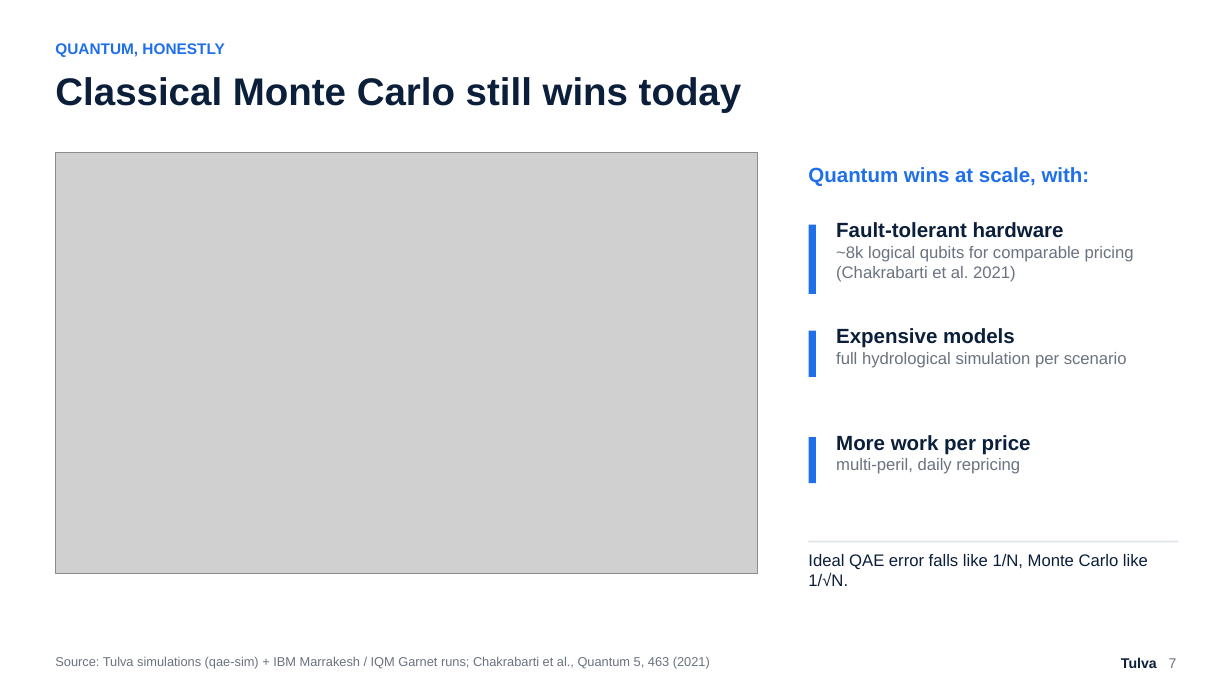
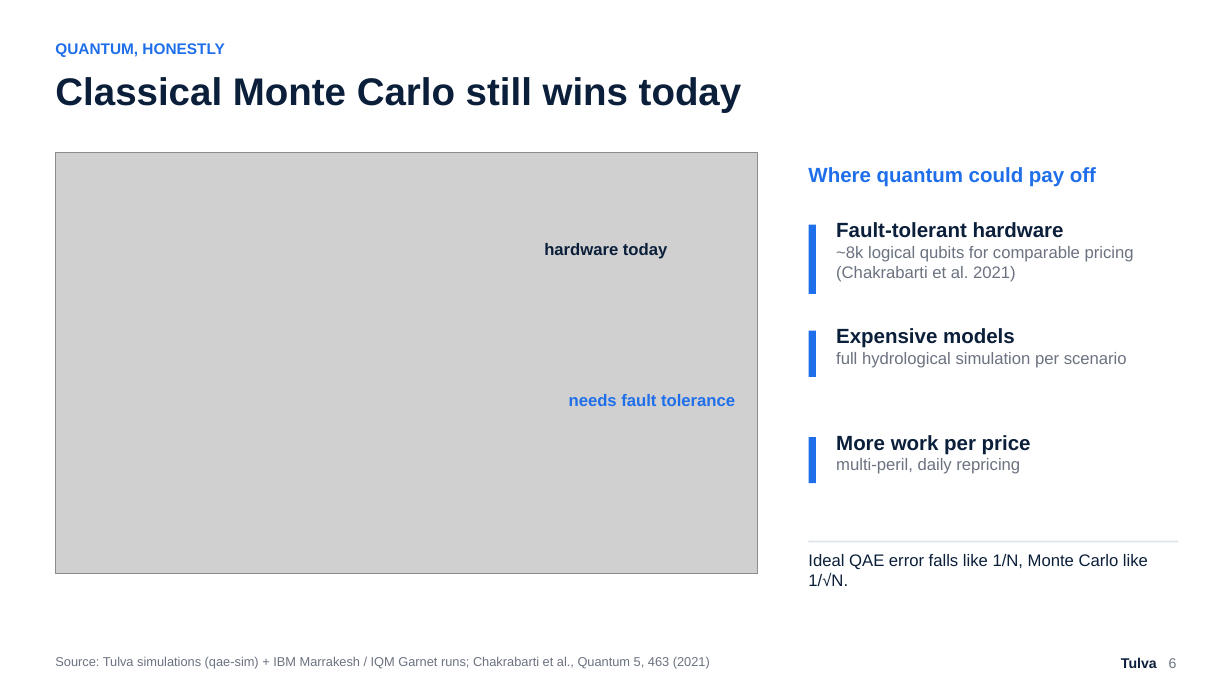
Before and after one commit to Zawaer/tulva, a slide deck: slide 6 of deck/Tulva_QxF2026.pptx (slide 7 before the commit). Drawn at 1232x693 pixels with LibreOffice and Linux fonts; fonts in the diff are those of the drawing; grey boxes stand for pictures. Boxes give left, top, right and bottom in pixels: in the first picture for what was removed or moved away, otherwise in the second. Text is boxed around its words. In the diff, an @@ line names an element or a change of style, - is before the commit and + after.

```diff
--- a/deck/Tulva_QxF2026.pptx
+++ b/deck/Tulva_QxF2026.pptx
@@ text at (x1=808, y1=167, x2=1096, y2=187): text changed @@
-Quantum wins at scale, with:
+Where quantum could pay off
@@ text added at (x1=544, y1=243, x2=667, y2=259), 13 pt, text #0B1F3A, bold @@
+hardware today
@@ text added at (x1=569, y1=394, x2=735, y2=406), 13 pt, text #1F6FEB, bold @@
+needs fault tolerance
@@ text at (x1=1121, y1=657, x2=1177, y2=668): text changed @@
-Tulva 7
+Tulva 6
```
Also in this commit, not shown: 5 other slides changed, 1 slide removed, 13 other files.
